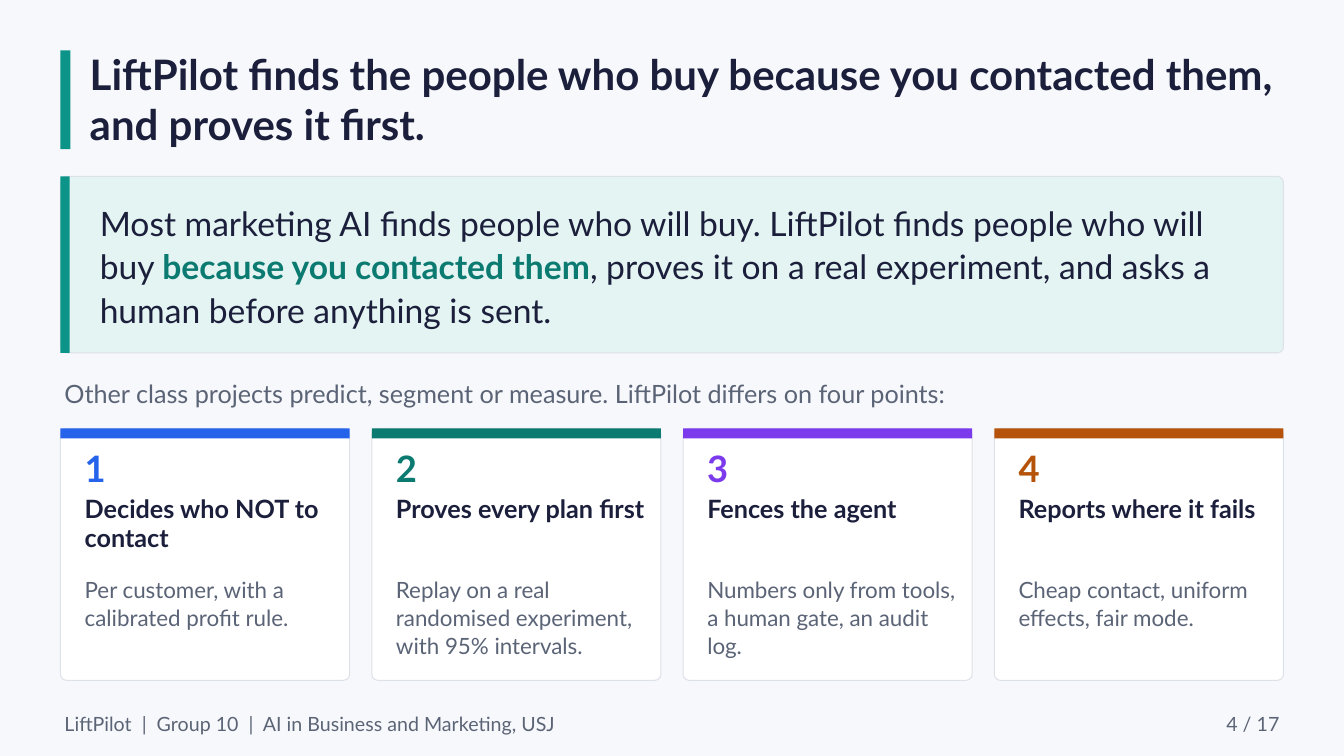
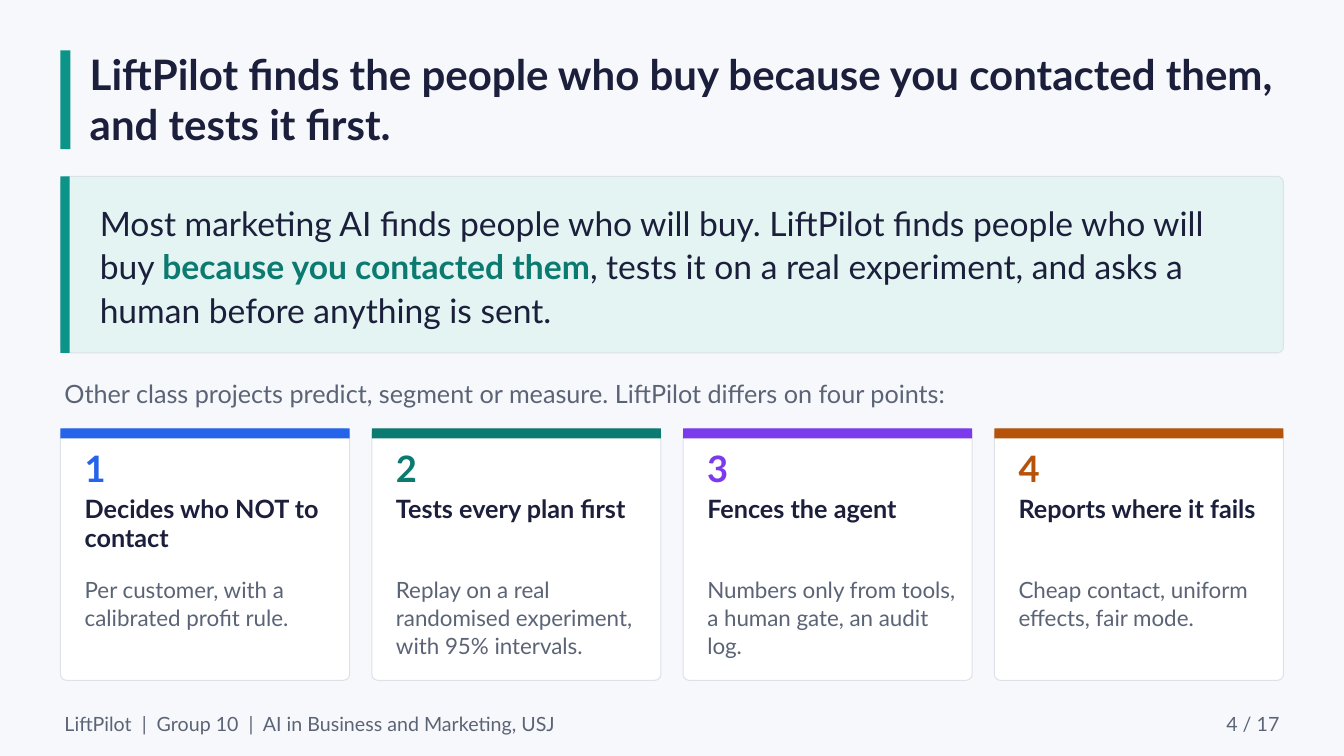
Before and after one commit to abed-r-j/liftpilot, a slide deck: slide 4 of docs/presentation/LiftPilot.pptx. Drawn at 1344x756 pixels with LibreOffice and Linux fonts; fonts in the diff are those of the drawing. Boxes give left, top, right and bottom in pixels: in the first picture for what was removed or moved away, otherwise in the second. Text is boxed around its words. In the diff, an @@ line names an element or a change of style, - is before the commit and + after.

```diff
--- a/docs/presentation/LiftPilot.pptx
+++ b/docs/presentation/LiftPilot.pptx
@@ text at (90,58,1273,141): text changed @@
-LiftPilot finds the people who buy because you contacted them, and proves it first.
+LiftPilot finds the people who buy because you contacted them, and tests it first.
@@ text at (100,211,1203,329): text changed @@
-Most marketing AI finds people who will buy. LiftPilot finds people who will buy because you contacted them, proves it on a real experiment, and asks a human before anything is sent.
+Most marketing AI finds people who will buy. LiftPilot finds people who will buy because you contacted them, tests it on a real experiment, and asks a human before anything is sent.
@@ text at (396,499,625,523): text changed @@
-Proves every plan first
+Tests every plan first
```
Also in this commit, not shown: 4 other slides changed, 1 slide added, 34 other files.
